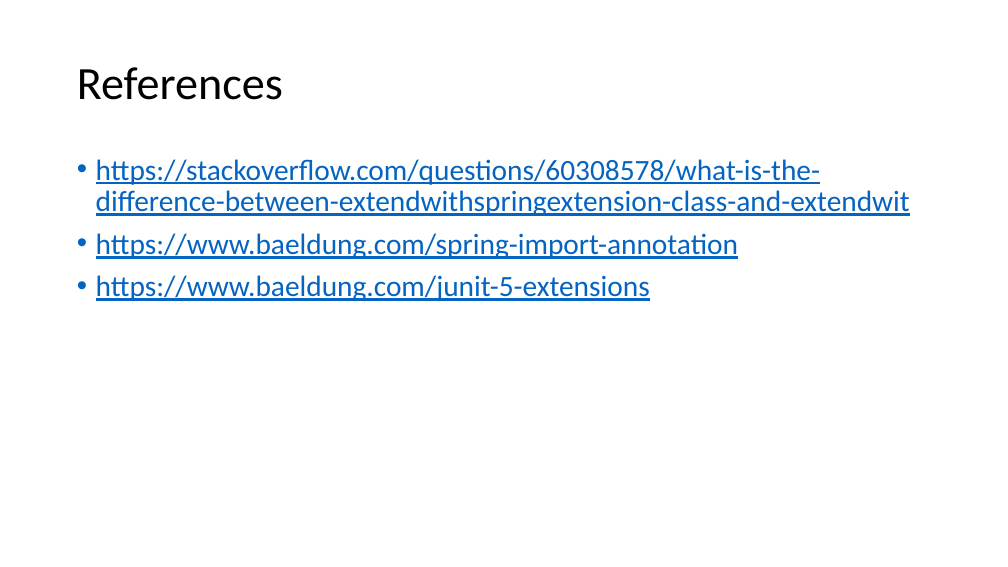
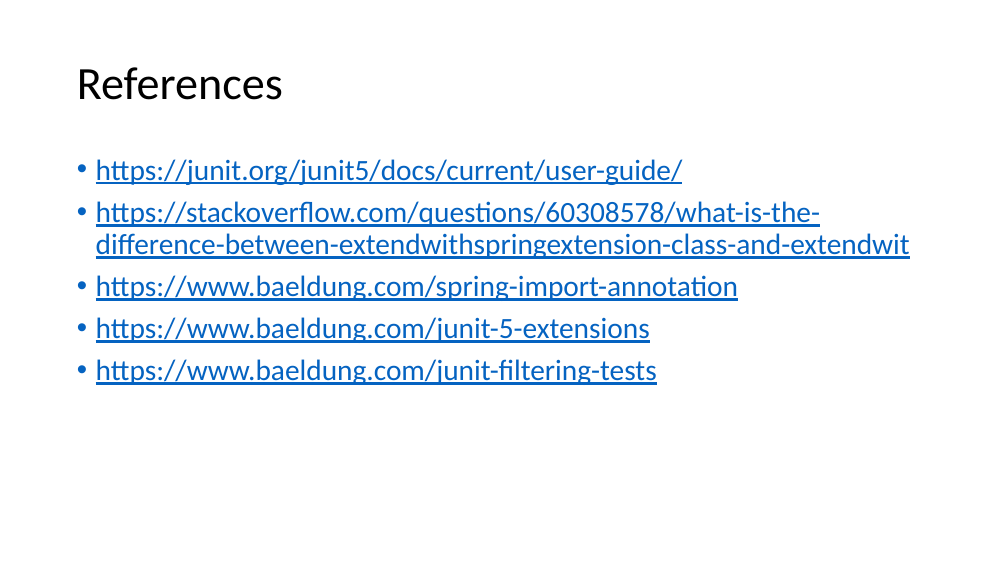
Before and after one commit to cebartling/test-driven, a slide deck: slide 23 of presentations/Introduction to JUnit 5.pptx (slide 15 before the commit). Drawn at 1008x567 pixels with LibreOffice and Linux fonts; fonts in the diff are those of the drawing. Boxes give left, top, right and bottom in pixels: in the first picture for what was removed or moved away, otherwise in the second. Text is boxed around its words. In the diff, an @@ line names an element or a change of style, - is before the commit and + after.

Commit message:
Introduction to JUnit 5 presentation updates

```diff
--- a/presentations/Introduction to JUnit 5.pptx
+++ b/presentations/Introduction to JUnit 5.pptx
@@ text at (x1=96, y1=159, x2=683, y2=185): paragraph added @@
+• https://junit.org/junit5/docs/current/user-guide/
@@ text at (x1=96, y1=359, x2=657, y2=385): paragraph added @@
+• https://www.baeldung.com/junit-filtering-tests
```
Also in this commit, not shown: 1 other slide changed, 10 slides added, 2 slides removed.
